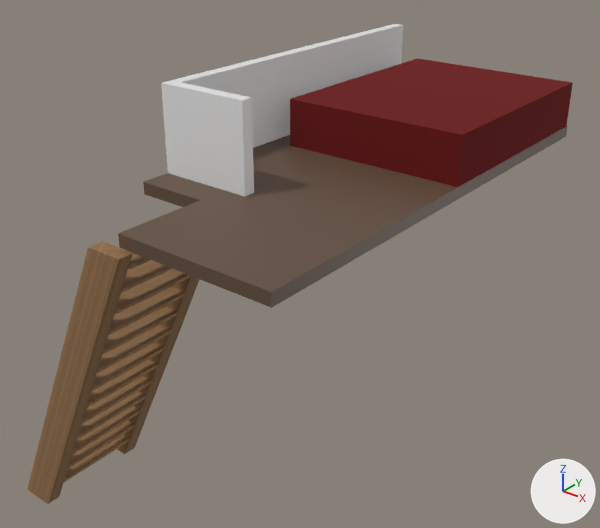
One commit to the glTF model assets/Exportordner/Dach_Hochbett.gltf: the scene before it, then after it.
Rendered twice from a camera (50 mm lens) standing at (24.57, 2.24, 8.08) and looking at (20.45, 7.4, 4.88). Lighting does not change. The marker at lower right points along +X, +Y and +Z. The first picture is the older version. Where no turn or scale is listed for an object, it has been applied to the vertices.
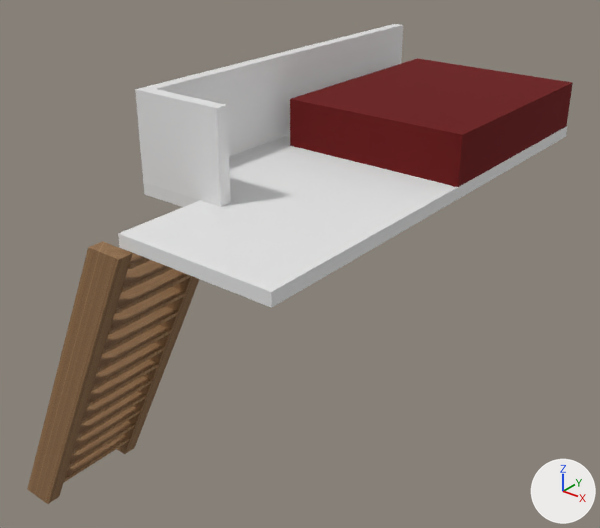
Edits to the bpy script that builds the scene:
```text
Add mat_aussenputz:
    mat_aussenputz = principled_material('AussenPutz')
    mat_aussenputz.base_color = (0.777, 0.777, 0.777)  # light grey #e4e4e4
    mat_aussenputz.roughness = 1.0
Change me_curve_262:
    where me_curve_262.from_pydata(...)  # 8 vertices, 12 faces; spans x -0.6..0.0, y 0.0..3.4, z 0.0..0.1
    remove me_curve_262.materials.append(mat_bark)  # brown #624c3d
    add me_curve_262.materials.append(mat_aussenputz)  # light grey #e4e4e4
Change me_curve_265:
    where me_curve_265.from_pydata(...)  # 8 vertices, 12 faces; spans x -1.3..0.0, y 0.0..4.15, z 0.0..0.1
    remove me_curve_265.materials.append(mat_bark)  # brown #624c3d
    add me_curve_265.materials.append(mat_aussenputz)  # light grey #e4e4e4
Change ob_curve_052:
    ob_curve_052.scale: (197.0, 11.2, 54.3) -> (213.0, 11.2, 54.3)
Change ob_curve_053:
    ob_curve_053.location: (20.07, 6.364, 5.91) -> (20.07, 6.114, 5.91)
```

Boxes [x1, y1, x2, y2] around the edits, measured in the pictures (600 x 528 px):
'Curve.054', recoloured (brown to light grey): [118, 126, 567, 308] in both
'Curve.052', rescaled (11% wider): before [161, 24, 403, 176]; after [135, 24, 403, 185]
'Curve.053', moved: before [171, 82, 254, 196]; after [145, 89, 231, 207]
'Curve.051', recoloured (brown to light grey): [143, 135, 318, 207] in both
